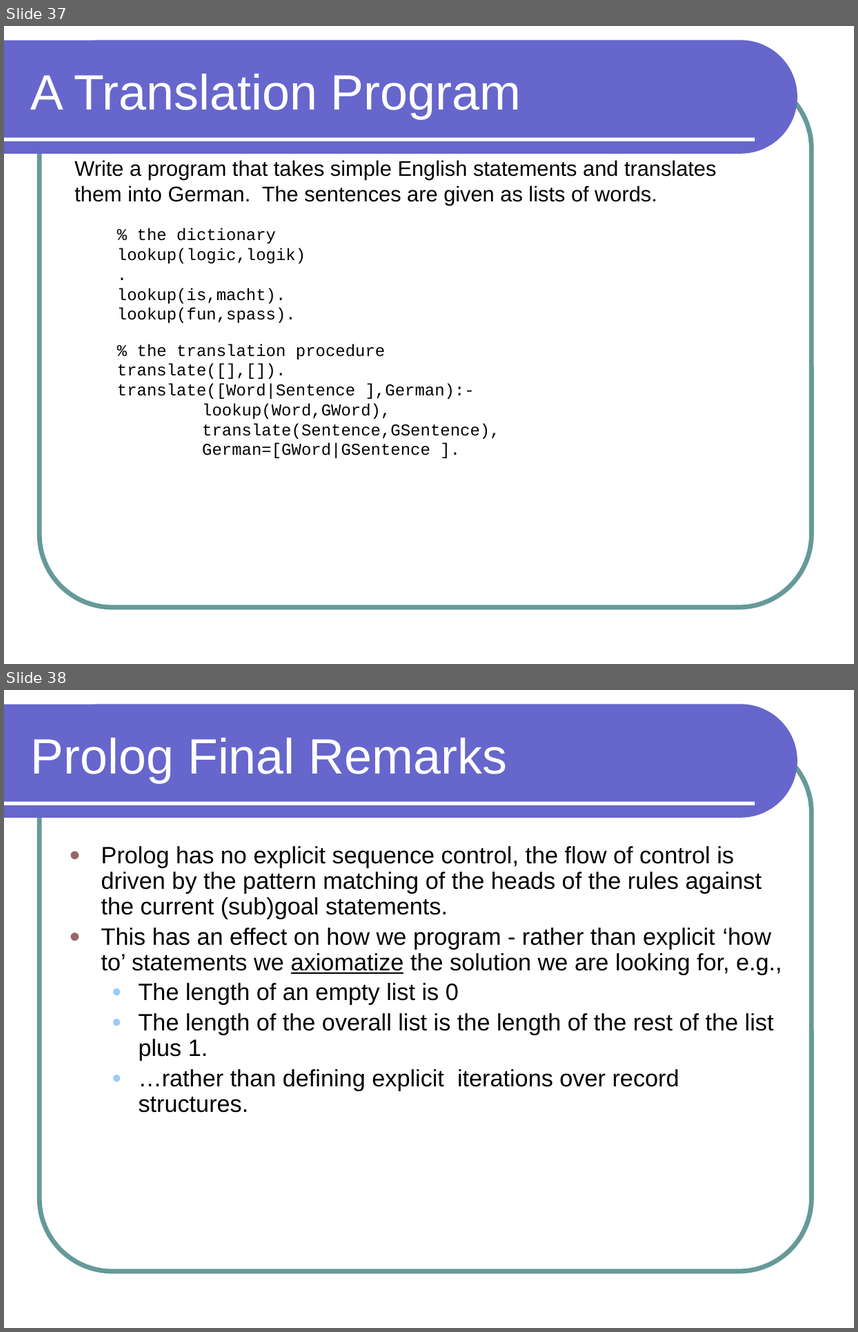
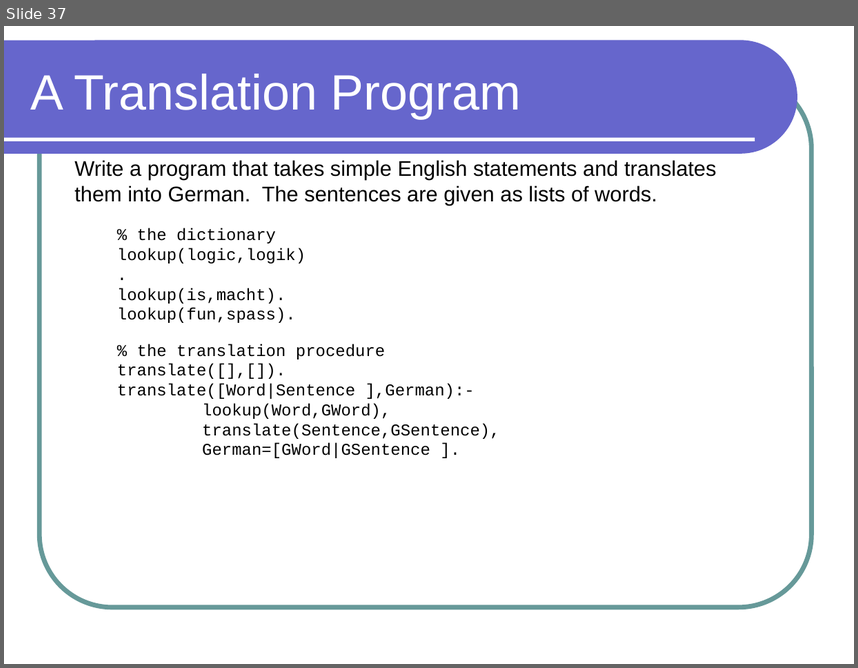
Before and after one commit to lutzhamel/phl-prolog, a slide deck: philosophy-prolog.pptx. Shown one above the other, each under a label of ours: slides 37 and 38 before the commit, slide 37 after it. The pictures are 858x1332 and 858x668 pixels, drawn with LibreOffice and Linux fonts; fonts in the diff are those of the drawing. Boxes give left, top, right and bottom in pixels: in the first picture for what was removed or moved away, otherwise in the second. Text is boxed around its words. In the diff, an @@ line names an element or a change of style, - is before the commit and + after.

```diff
--- a/philosophy-prolog.pptx
+++ b/philosophy-prolog.pptx
@@ slide 38 removed at <box>4,690,854,1328</box>, background #FFFFFF; not listed: 3 template elements that a slide beside it also shows @@
@@ title removed at <box>31,738,508,782</box> @@
-Prolog Final Remarks
@@ text removed at <box>101,846,782,1112</box> @@
-● Prolog has no explicit sequence control, the flow of control is driven by the pattern matching of the heads of the rules against the current (sub)goal statements.
-● This has an effect on how we program - rather than explicit ‘how to’ statements we axiomatize the solution we are looking for, e.g.,
-  ● The length of an empty list is 0
-  ● The length of the overall list is the length of the rest of the list plus 1.
-  ● …rather than defining explicit iterations over record structures.
```
Also in this commit, not shown: 1 slide changed, 1 slide added, 1 other slide removed, 1 other file.
